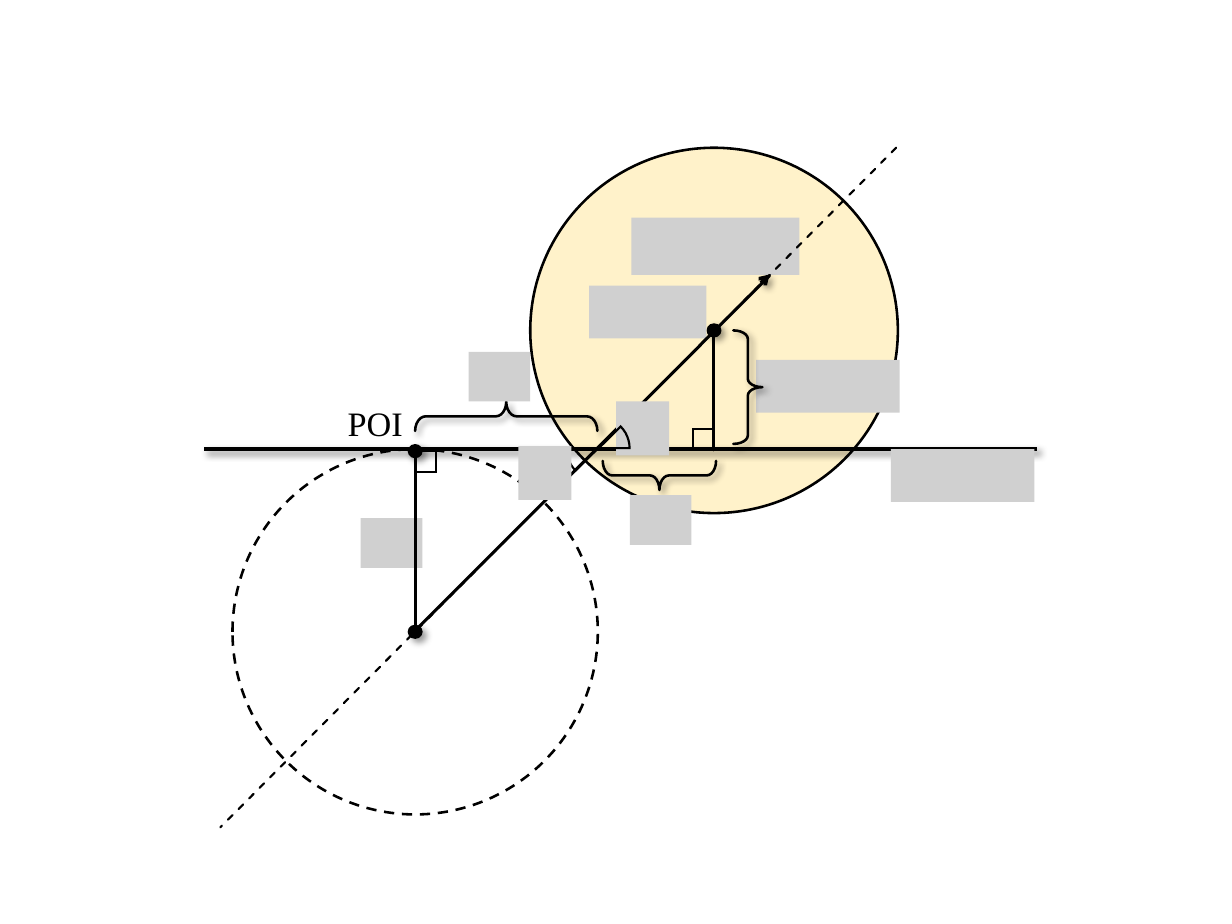
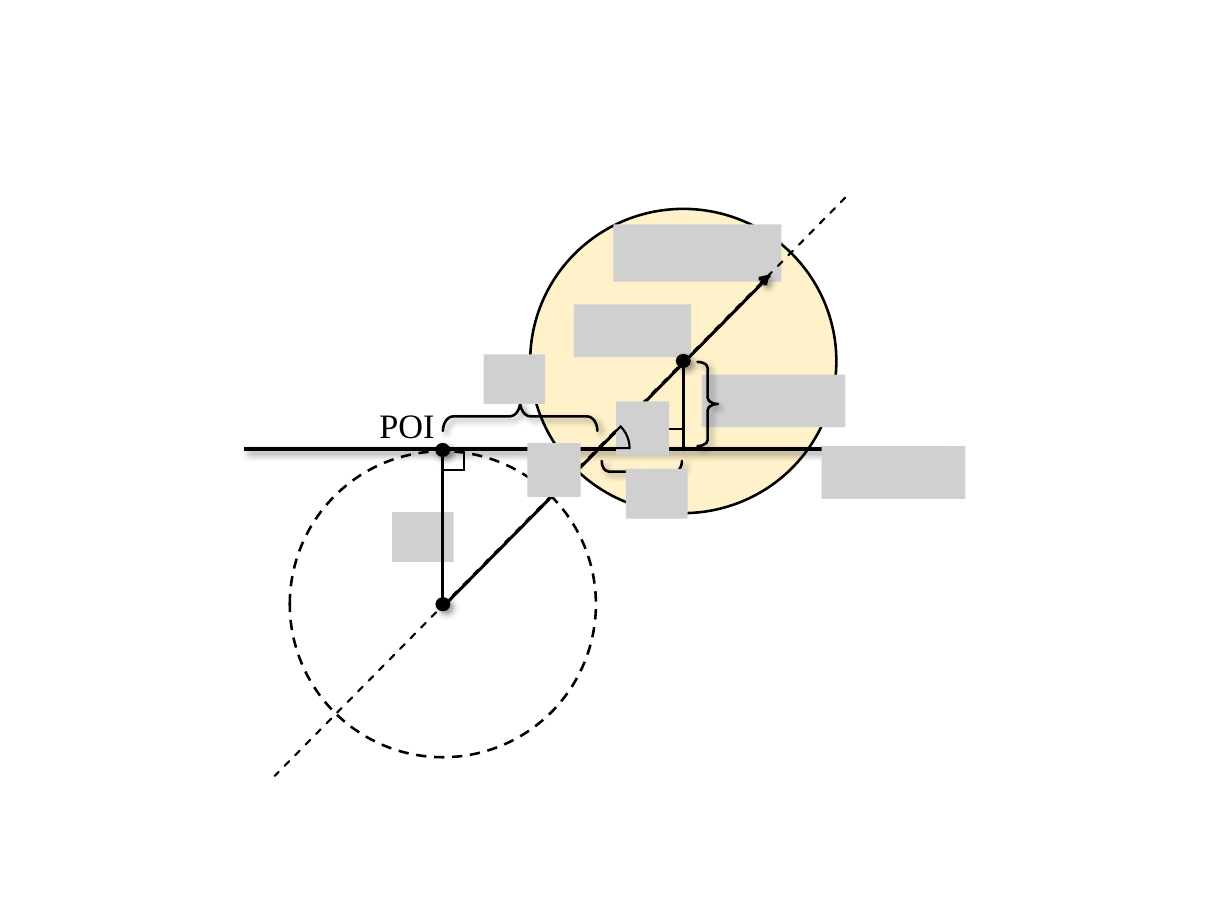
Before and after one commit to Ian-Parberry/sage-docs, a slide deck: slide 2 of Doxygen/physics/1. Pool End Game/newfigs.pptx (slide 4 before the commit). Drawn at 1232x924 pixels with LibreOffice and Linux fonts; fonts in the diff are those of the drawing; grey boxes stand for pictures. Boxes give left, top, right and bottom in pixels: in the first picture for what was removed or moved away, otherwise in the second. Text is boxed around its words. In the diff, an @@ line names an element or a change of style, - is before the commit and + after.

```diff
--- a/Doxygen/physics/1. Pool End Game/newfigs.pptx
+++ b/Doxygen/physics/1. Pool End Game/newfigs.pptx
@@ line moved from (896, 148) - (221, 828) to (845, 197) - (275, 776) @@
@@ ellipse: place and size @@
-ellipse at [530,148,897,514]
+ellipse at [530,209,835,514]
@@ picture: place and size @@
-picture at [632,218,800,275]
+picture at [614,224,781,281]
@@ line moved from (770, 276) - (419, 627) to (770, 276) - (444, 606) @@
@@ picture: place and size @@
-picture at [589,286,706,339]
+picture at [574,304,691,357]
@@ picture: place and size @@
-picture at [468,352,530,402]
+picture at [484,355,546,404]
@@ ellipse: place and size @@
-ellipse at [706,323,721,338]
+ellipse at [676,354,691,368]
@@ line moved from (713, 330) - (713, 450) to (683, 363) - (683, 450) @@
@@ right brace: place and size @@
-right brace at [733,330,763,444]
+right brace at [697,362,718,446]
@@ picture: place and size @@
-picture at [756,360,901,413]
+picture at [701,375,845,428]
@@ text "POI": place and size @@
-text "POI" at [348,413,403,437]
+text "POI" at [379,415,434,439]
@@ right brace: place and size @@
-right brace at [415,402,598,431]
+right brace at [443,401,597,431]
@@ pie slice (boxed as its full ellipse) removed at [567,418,628,479] @@
@@ ellipse: place and size @@
-ellipse at [408,444,423,458]
+ellipse at [435,442,450,457]
@@ picture: place and size @@
-picture at [519,446,572,500]
+picture at [527,444,580,498]
@@ rectangle: place and size @@
-rectangle at [692,429,713,450]
+rectangle at [663,429,684,450]
@@ picture: place and size @@
-picture at [891,450,1035,503]
+picture at [822,446,966,499]
@@ line moved from (1035, 450) - (206, 450) to (940, 450) - (245, 450) @@
@@ ellipse: place and size @@
-ellipse at [233,450,599,816]
+ellipse at [290,451,595,756]
@@ line moved from (415, 458) - (415, 625) to (442, 451) - (442, 604) @@
@@ rectangle: place and size @@
-rectangle at [415,451,436,472]
+rectangle at [444,450,464,471]
@@ right brace: place and size @@
-right brace at [602,461,716,490]
+right brace at [601,461,681,482]
@@ picture: place and size @@
-picture at [630,495,691,545]
+picture at [626,469,687,519]
@@ picture: place and size @@
-picture at [361,519,423,568]
+picture at [392,513,453,562]
@@ ellipse: place and size @@
-ellipse at [408,625,423,639]
+ellipse at [435,598,450,612]
```
Also in this commit, not shown: 1 slide added, 2 slides removed, 16 other files.
